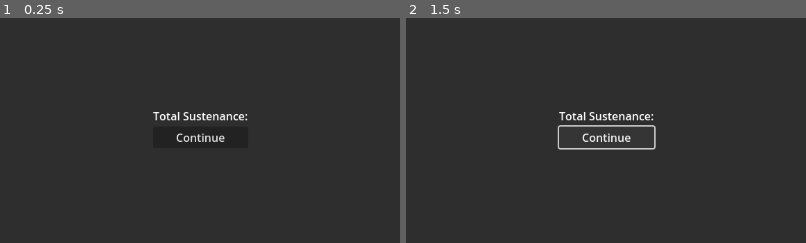
Above: before the commit, frames 1-2 (left to right).
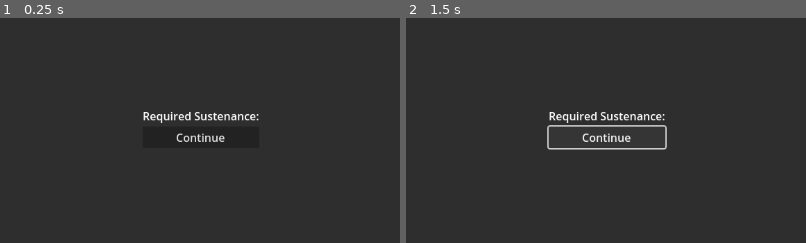
Above: after the commit, the same moments.

Repository: JustinDodemaide/hobo
Game: Godot game, scene res://DeductionScreen/DeductionScreen.tscn
Two runs of this game, one before a commit and one after it. Both use one fixed random seed, a clock stepped at 60 frames per second and the inputs below. This scene is started directly instead of the project's main scene. The engine's default icon, where the game draws it, is replaced by a stand-in: a white triangle on a blue panel in a dark square.
Inputs:
- Up to frame 1 (0.25 s): no input
- Up to frame 2 (1.5 s): click "Continue" at 0.5 s; click "Continue" at 1.25 s
The pictures show only the part of the screen within x 25-75%, y 26-76%; the shares and areas given below are measured in that part.

The runs differ from the first frame. In frame 1, 0.7% of the frame differs, in the area x 35-65%, y 41-47%; in frame 2, 1.0%, in the area x 35-66%, y 41-59%.
Error in both runs: Invalid access to property or key 'train_car' on a base object of type 'Nil'. (res://DeductionScreen/DeductionScreen.gd:6)

Commit message:
Inventory UI Prompts

Diff:
--- a/DeductionScreen/DeductionScreen.gd
+++ b/DeductionScreen/DeductionScreen.gd
@@ -1,4 +1,4 @@
-extends Control
+extends CanvasLayer
 
 
 func _ready() -> void:
@@ -8,5 +8,6 @@
 		total_food += item.nutritional_value() * info.items[item]
 	$PanelContainer/VBoxContainer/Label.text += str(total_food)
 
+
 func _on_button_pressed() -> void:
 	Global.scene_handler.transition("Level")
--- a/DeductionScreen/DeductionScreen.tscn
+++ b/DeductionScreen/DeductionScreen.tscn
@@ -2,17 +2,10 @@
 
 [ext_resource type="Script" path="res://DeductionScreen/DeductionScreen.gd" id="1_xpty3"]
 
-[node name="DeductionScreen" type="Control"]
-layout_mode = 3
-anchors_preset = 15
-anchor_right = 1.0
-anchor_bottom = 1.0
-grow_horizontal = 2
-grow_vertical = 2
+[node name="DeductionScreen" type="CanvasLayer"]
 script = ExtResource("1_xpty3")
 
 [node name="PanelContainer" type="PanelContainer" parent="."]
-layout_mode = 1
 anchors_preset = 15
 anchor_right = 1.0
 anchor_bottom = 1.0
@@ -27,7 +20,7 @@
 [node name="Label" type="Label" parent="PanelContainer/VBoxContainer"]
 layout_mode = 2
 size_flags_horizontal = 4
-text = "Total Sustenance:
+text = "Required Sustenance:
 "
 
 [node name="Button" type="Button" parent="PanelContainer/VBoxContainer"]
--- a/Global.gd
+++ b/Global.gd
@@ -3,6 +3,8 @@
 var scene_handler:StateMachine
 var level:Level
 var players:Array[Player]
+
+var sustenance_deduction:int = 4
 
 func sprite(pos:Vector3) -> void:
 	var sprite = Sprite3D.new()
--- a/Item/Bread/Bread.gd
+++ b/Item/Bread/Bread.gd
@@ -14,3 +14,6 @@
 
 func nutritional_value() -> int:
 	return 1
+
+func is_consumable() -> bool:
+	return true
--- a/Item/Item.gd
+++ b/Item/Item.gd
@@ -16,3 +16,9 @@
 
 func nutritional_value() -> int:
 	return 0
+
+func is_consumable() -> bool:
+	return false
+
+func consumed(_by:Player) -> void:
+	pass
--- a/NPCs/Bum/bum.gd
+++ b/NPCs/Bum/bum.gd
@@ -16,7 +16,7 @@
 		"value":0
 	}
 	# check player inventory
-	var player_inventory = player.get_node("InventoryHandler").inventory
+	var player_inventory = player.get_node("Camera3D").get_node("PlayerInventoryHandler").inventory
 	var index = 0
 	for item in player_inventory:
 		if item: # dont have a way of tracking item value right now
--- /dev/null
+++ b/Player/InventoryHandler/Inventory/PlayerInventory.gd
@@ -0,0 +1,20 @@
+extends Control
+
+@export var item_prompts:Label
+
+func update(inventory:Array) -> void:
+	var inventory_slots = $SlotContainer.get_children()
+	var index = 0
+	for item in inventory:
+		inventory_slots[index].init(item)
+		index += 1
+
+func update_prompts(handler):
+	if !handler.hovered_item:
+		item_prompts.text = ""
+		return
+	var item = handler.hovered_item.item
+	var text:String = handler.PICKUP_INPUT + ": " + item.item_name()
+	if item.is_consumable():
+		text += "\n" + handler.CONSUME_INPUT + ": Consume"
+	item_prompts.text = text
--- a/Player/UI/Inventory/PlayerInventory.tscn
+++ b/Player/InventoryHandler/Inventory/PlayerInventory.tscn
@@ -1,7 +1,7 @@
 [gd_scene load_steps=3 format=3 uid="uid://vq2es264bss8"]
 
-[ext_resource type="Script" path="res://Player/UI/Inventory/PlayerInventory.gd" id="1_ko0qn"]
-[ext_resource type="PackedScene" uid="uid://bdsao1btboyay" path="res://Player/UI/Inventory/inventory_slot.tscn" id="2_e0i8r"]
+[ext_resource type="Script" path="res://Player/InventoryHandler/Inventory/PlayerInventory.gd" id="1_ko0qn"]
+[ext_resource type="PackedScene" uid="uid://bdsao1btboyay" path="res://Player/InventoryHandler/Inventory/inventory_slot.tscn" id="2_e0i8r"]
 
 [node name="PlayerInventory" type="Control"]
 layout_mode = 3
--- a/Player/UI/Inventory/inventory_slot.tscn
+++ b/Player/InventoryHandler/Inventory/inventory_slot.tscn
@@ -1,6 +1,6 @@
 [gd_scene load_steps=2 format=3 uid="uid://bdsao1btboyay"]
 
-[ext_resource type="Script" path="res://Player/UI/Inventory/inventory_slot.gd" id="1_uuosl"]
+[ext_resource type="Script" path="res://Player/InventoryHandler/Inventory/inventory_slot.gd" id="1_uuosl"]
 
 [node name="InventorySlot" type="PanelContainer"]
 anchors_preset = 15
--- a/Player/inventory_handler.gd
+++ b/Player/InventoryHandler/PlayerInventoryHandler.gd
@@ -1,19 +1,20 @@
-extends Node
+extends RayCast3D
 
-var player:Player
+@export var player:Player
+@export var hand_icon:Sprite3D
+@export var held_item:Sprite3D
 
 var inventory = [null, null, null, null]
 var inventory_index = 0
 
 var hovered_item:LevelItem = null
 
-func _ready() -> void:
-	# $"../Camera3D/ItemRaycast".add_exception($"../Camera3D/ItemRaycast")
-	player = get_parent()
+const PICKUP_INPUT = "LeftClick"
+const CONSUME_INPUT = "RightClick"
 
 func _process(delta: float) -> void:
 	handle_item_raycast()
-	if Input.is_action_just_pressed("LeftClick"):
+	if Input.is_action_just_pressed(PICKUP_INPUT):
 		if hovered_item:
 			var item = hovered_item.item
 			hovered_item.picked_up(player)
@@ -30,13 +31,13 @@
 		inventory_index -= 1
 	var item = inventory[inventory_index]
 	if item:
-		$"../Camera3D/HeldItem".texture = load(item.image_path())
+		held_item.texture = load(item.image_path())
 
 func hold_item(item:Item) -> void:
 	drop_item()
 	inventory[inventory_index] = item
-	$"../Camera3D/HeldItem".texture = load(item.image_path())
-	update_ui()
+	held_item.texture = load(item.image_path())
+	player.ui.inventory.update(inventory)
 
 func drop_item(index:int = -1):
 	var i = index
@@ -48,18 +49,16 @@
 
 	Global.level.add_item(inventory[i], player.global_position, player)
 	inventory[i] = null
-	$"../Camera3D/HeldItem".texture = null
-	update_ui()
+	held_item.texture = null
+	player.ui.inventory.update(inventory)
 
 func handle_item_raycast() -> void:
-	var collider = $"../Camera3D/ItemRayCast".get_collider()
+	var collider = get_collider()
 	if collider is LevelItem:
-		$"../Camera3D/HandIcon".visible = true
+		hand_icon.visible = true
 		hovered_item = collider
 		# print("looking at ", collider.name)
-		return
-	hovered_item = null
-	$"../Camera3D/HandIcon".visible = false
-
-func update_ui() -> void:
-	player.ui.inventory.update(inventory)
+	else:
+		hovered_item = null
+		hand_icon.visible = false
+	player.ui.inventory.update_prompts(self)
--- /dev/null
+++ b/Player/InventoryHandler/PlayerInventoryHandler.tscn
@@ -0,0 +1,9 @@
+[gd_scene load_steps=2 format=3 uid="uid://cvolxapmuthf5"]
+
+[ext_resource type="Script" path="res://Player/InventoryHandler/PlayerInventoryHandler.gd" id="1_okmyq"]
+
+[node name="PlayerInventoryHandler" type="RayCast3D"]
+target_position = Vector3(0, 0, -1.5)
+collision_mask = 4
+collide_with_areas = true
+script = ExtResource("1_okmyq")
--- a/Player/Player.tscn
+++ b/Player/Player.tscn
@@ -4,7 +4,7 @@
 [ext_resource type="Script" path="res://Player/PlayerCamera.gd" id="2_2nyjv"]
 [ext_resource type="Texture2D" uid="uid://d3c1lda62gkc1" path="res://Player/hand.png" id="4_883vw"]
 [ext_resource type="PackedScene" uid="uid://1xtl1qp8yajl" path="res://Player/UI/PlayerUI.tscn" id="5_7gpfq"]
-[ext_resource type="Script" path="res://Player/inventory_handler.gd" id="6_olwwk"]
+[ext_resource type="PackedScene" uid="uid://cvolxapmuthf5" path="res://Player/InventoryHandler/PlayerInventoryHandler.tscn" id="5_c2etf"]
 
 [sub_resource type="CapsuleShape3D" id="CapsuleShape3D_kpqv4"]
 
@@ -24,17 +24,15 @@
 [node name="CollisionShape3D" type="CollisionShape3D" parent="Area3D"]
 shape = SubResource("CapsuleShape3D_fugl6")
 
-[node name="InventoryHandler" type="Node" parent="."]
-script = ExtResource("6_olwwk")
-
 [node name="Camera3D" type="Camera3D" parent="."]
 transform = Transform3D(1, 0, 0, 0, 1, 0, 0, 0, 1, 0, 0.5, 0)
 script = ExtResource("2_2nyjv")
 
-[node name="ItemRayCast" type="RayCast3D" parent="Camera3D"]
-target_position = Vector3(0, 0, -1.5)
-collision_mask = 4
-collide_with_areas = true
+[node name="PlayerInventoryHandler" parent="Camera3D" node_paths=PackedStringArray("player", "hand_icon", "held_item") instance=ExtResource("5_c2etf")]
+transform = Transform3D(1, 0, 0, 0, 1, 0, 0, 0, 1, 0, -0.5, 0)
+player = NodePath("../..")
+hand_icon = NodePath("../HandIcon")
+held_item = NodePath("../HeldItem")
 
 [node name="HeldItem" type="Sprite3D" parent="Camera3D"]
 transform = Transform3D(0.283831, 0, -0.958874, 0, 1, 0, 0.958874, 0, 0.283831, 0.313791, -0.146981, -0.336494)
--- a/Player/UI/Inventory/PlayerInventory.gd
+++ /dev/null
@@ -1,8 +0,0 @@
-extends Control
-
-func update(inventory:Array) -> void:
-	var inventory_slots = $SlotContainer.get_children()
-	var index = 0
-	for item in inventory:
-		inventory_slots[index].init(item)
-		index += 1
--- a/Player/UI/PlayerUI.tscn
+++ b/Player/UI/PlayerUI.tscn
@@ -2,7 +2,7 @@
 
 [ext_resource type="PackedScene" uid="uid://d0qa4nkyty6s5" path="res://Player/UI/Health/PlayerHealth.tscn" id="1_1j6n8"]
 [ext_resource type="Script" path="res://Player/UI/PlayerUI.gd" id="1_n1e2r"]
-[ext_resource type="PackedScene" uid="uid://vq2es264bss8" path="res://Player/UI/Inventory/PlayerInventory.tscn" id="2_ppkwt"]
+[ext_resource type="PackedScene" uid="uid://vq2es264bss8" path="res://Player/InventoryHandler/Inventory/PlayerInventory.tscn" id="2_ppkwt"]
 
 [node name="PlayerUI" type="Control" node_paths=PackedStringArray("health", "inventory")]
 layout_mode = 3
@@ -36,8 +36,13 @@
 [node name="PlayerHealth" parent="MarginContainer/VBoxContainer" instance=ExtResource("1_1j6n8")]
 layout_mode = 2
 
-[node name="PlayerInventory" parent="MarginContainer/VBoxContainer" instance=ExtResource("2_ppkwt")]
+[node name="PlayerInventory" parent="MarginContainer/VBoxContainer" node_paths=PackedStringArray("item_prompts") instance=ExtResource("2_ppkwt")]
 layout_mode = 2
+item_prompts = NodePath("../../ItemPrompts")
+
+[node name="ItemPrompts" type="Label" parent="MarginContainer"]
+layout_mode = 2
+horizontal_alignment = 1
 
 [node name="ColorRect" type="ColorRect" parent="."]
 modulate = Color(0, 0, 0, 0)
--- a/SceneHandler/SceneHandler.tscn
+++ b/SceneHandler/SceneHandler.tscn
@@ -19,5 +19,5 @@
 [node name="Level" type="Node" parent="."]
 script = ExtResource("2_ql0vq")
 
-[node name="Deduction" type="Node" parent="."]
+[node name="BetweenStops" type="Node" parent="."]
 script = ExtResource("3_qi780")
--- a/SceneHandler/deduction.gd
+++ b/SceneHandler/deduction.gd
@@ -2,4 +2,9 @@
 
 func enter(_previous_state: String, _data := {}) -> void:
 	add_child(load("res://DeductionScreen/DeductionScreen.tscn").instantiate())
-	Input.set_mouse_mode(Input.MOUSE_MODE_VISIBLE)
+
+	var total_food:int
+	var info = Global.scene_handler.train_car.get_info()
+	for item in info.items:
+		total_food += item.nutritional_value() * info.items[item]
+	$PanelContainer/VBoxContainer/Label.text += str(total_food)
--- a/Tracks/Tracks.gd
+++ b/Tracks/Tracks.gd
@@ -21,4 +21,4 @@
 	tween.tween_property($Train,"position",$End.position,10).set_trans(Tween.TRANS_QUAD)
 
 func complete():
-	Global.scene_handler.transition("Deduction")
+	Global.scene_handler.transition("BetweenStops")
--- a/project.godot
+++ b/project.godot
@@ -65,6 +65,11 @@
 "events": [Object(InputEventKey,"resource_local_to_scene":false,"resource_name":"","device":-1,"window_id":0,"alt_press …(191 unchanged characters)…
 ]
 }
+RightClick={
+"deadzone": 0.5,
+"events": [Object(InputEventMouseButton,"resource_local_to_scene":false,"resource_name":"","device":-1,"window_id":0,"alt_pressed":false,"shift_pressed":false,"ctrl_pressed":false,"meta_pressed":false,"button_mask":0,"position":Vector2(0, 0),"global_position":Vector2(0, 0),"factor":1.0,"button_index":2,"canceled":false,"pressed":false,"double_click":false,"script":null)
+]
+}
 
 [layer_names]
 
Renamed: Player/UI/Inventory/inventory_slot.gd -> Player/InventoryHandler/Inventory/inventory_slot.gd
